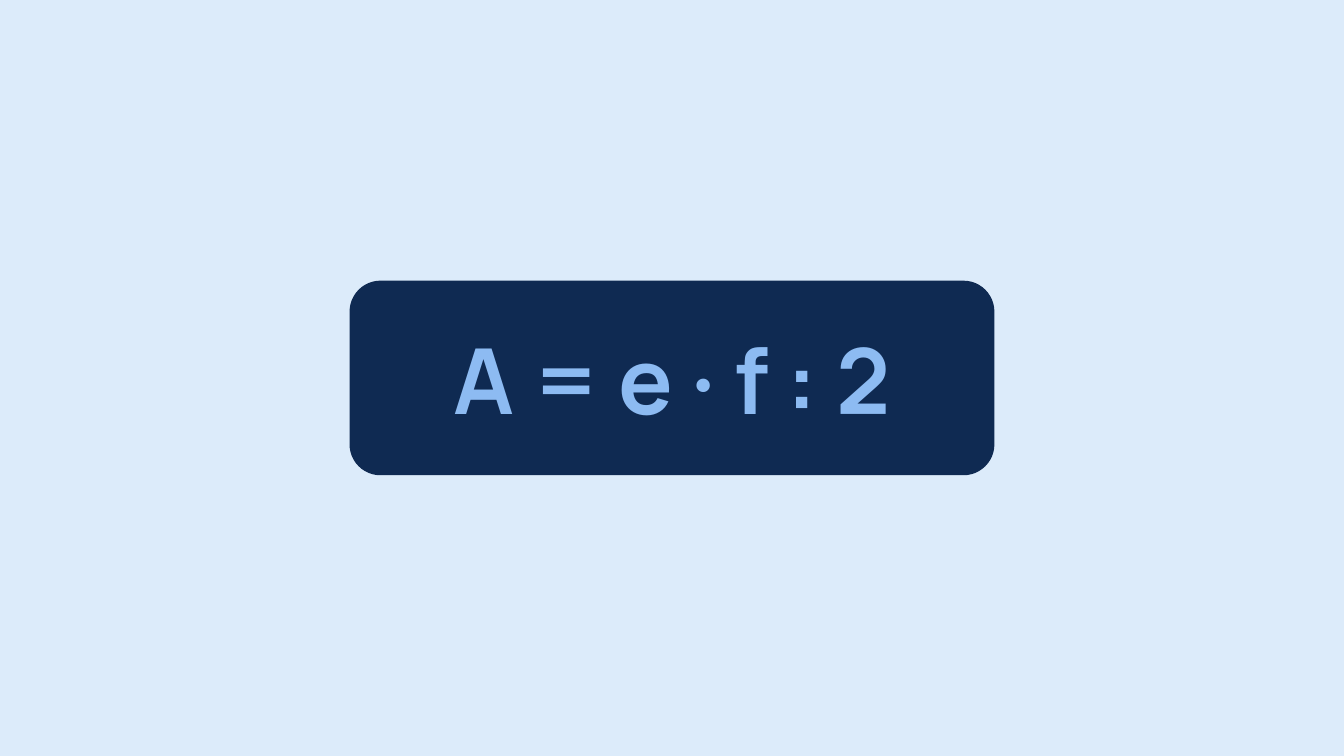
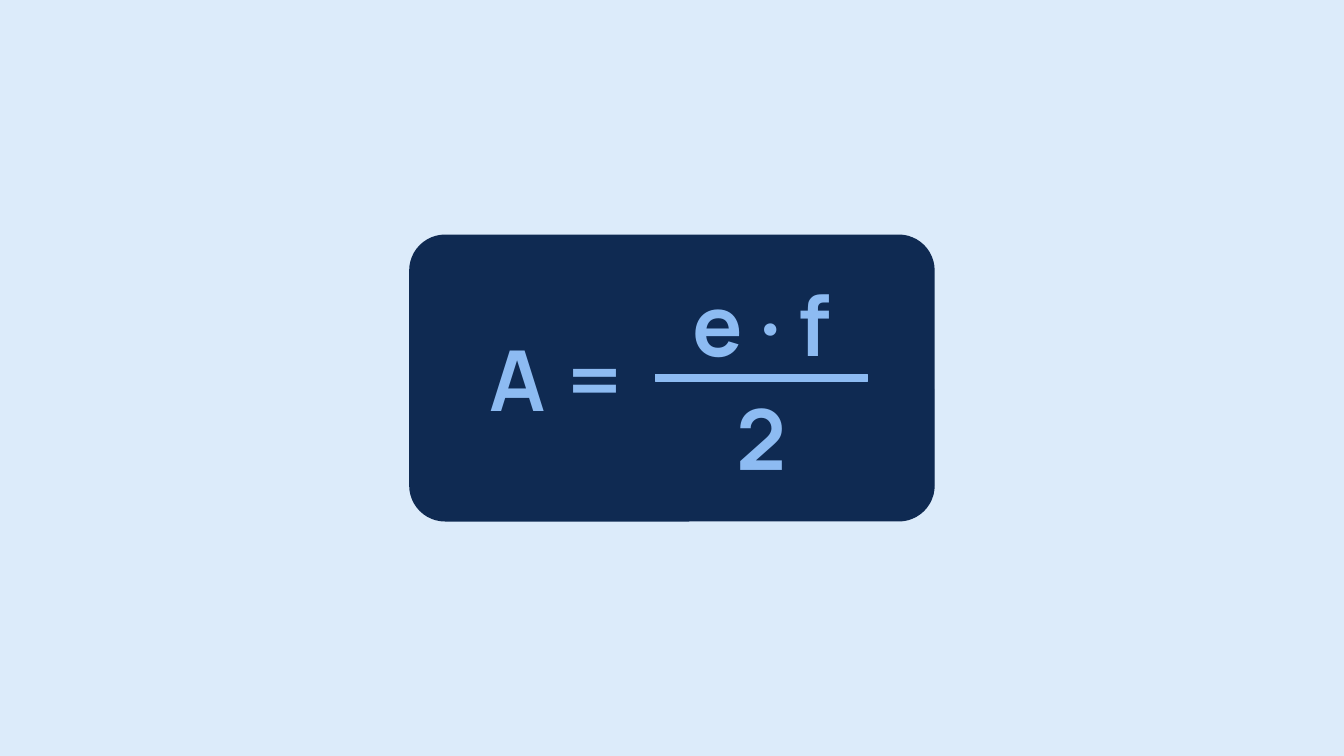
Before and after one commit to arminheske/claudecloud, a slide deck: slide 7 of videoslides/flaecheninhalt-formeln.pptx. Drawn at 1344x756 pixels with LibreOffice and Linux fonts; fonts in the diff are those of the drawing. Boxes give left, top, right and bottom in pixels: in the first picture for what was removed or moved away, otherwise in the second. Text is boxed around its words. In the diff, an @@ line names an element or a change of style, - is before the commit and + after.

```diff
--- a/videoslides/flaecheninhalt-formeln.pptx
+++ b/videoslides/flaecheninhalt-formeln.pptx
@@ rounded rectangle: place and size @@
-rounded rectangle at [351, 281, 994, 475]
+rounded rectangle at [410, 235, 935, 520]
@@ rounded rectangle at [410, 235, 935, 520]: proportions changed @@
@@ text added at [692, 294, 831, 379], 60 pt, text #8DBBF2, bold @@
+e · f
@@ text at [490, 350, 546, 411]: text changed; size 65 to 60 pt @@
-A = e · f : 2
+A =
@@ rectangle added at [656, 375, 868, 382], fill #8DBBF2, outline #8DBBF2 1 pt @@
@@ text added at [737, 408, 787, 470], 60 pt, text #8DBBF2, bold @@
+2
```
Also in this commit, not shown: 11 other slides changed, 13 other files.
